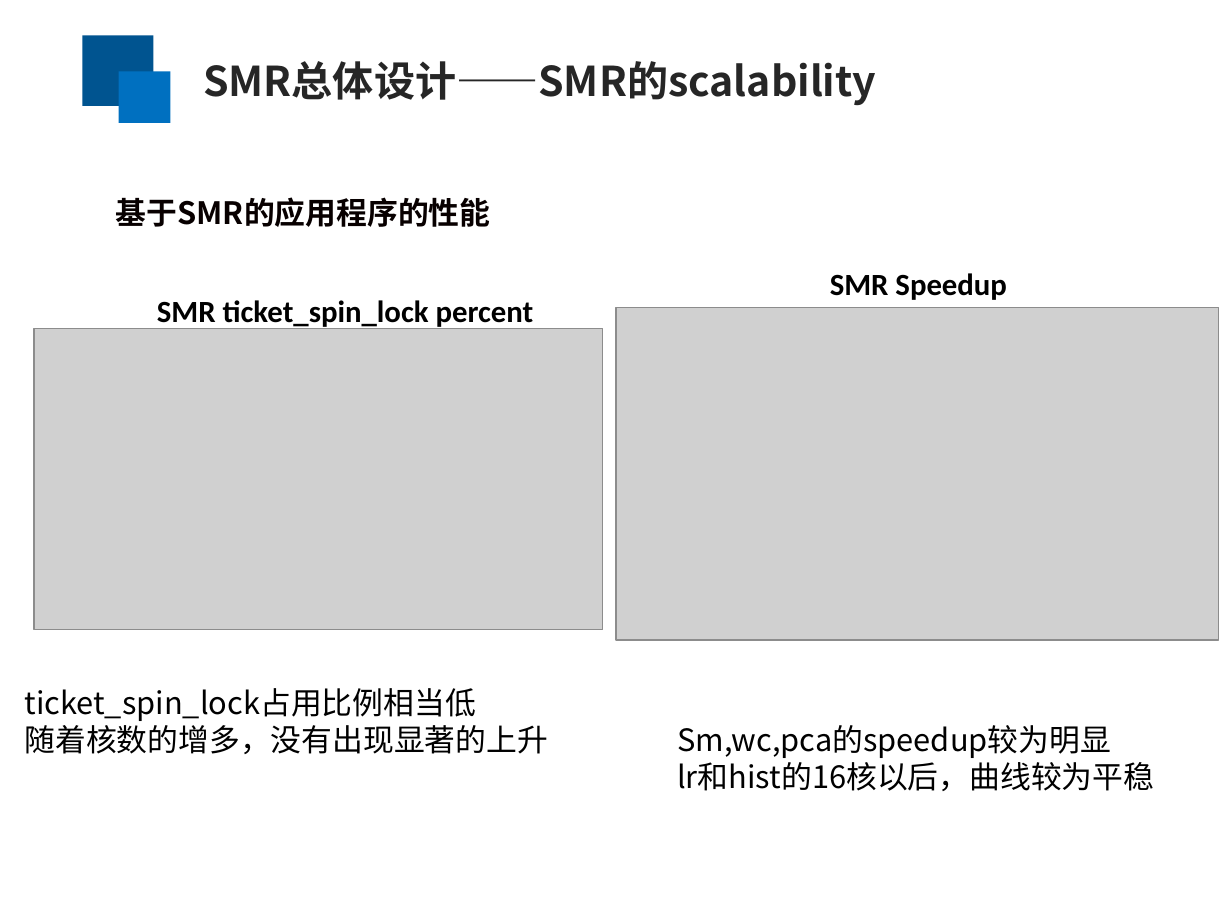
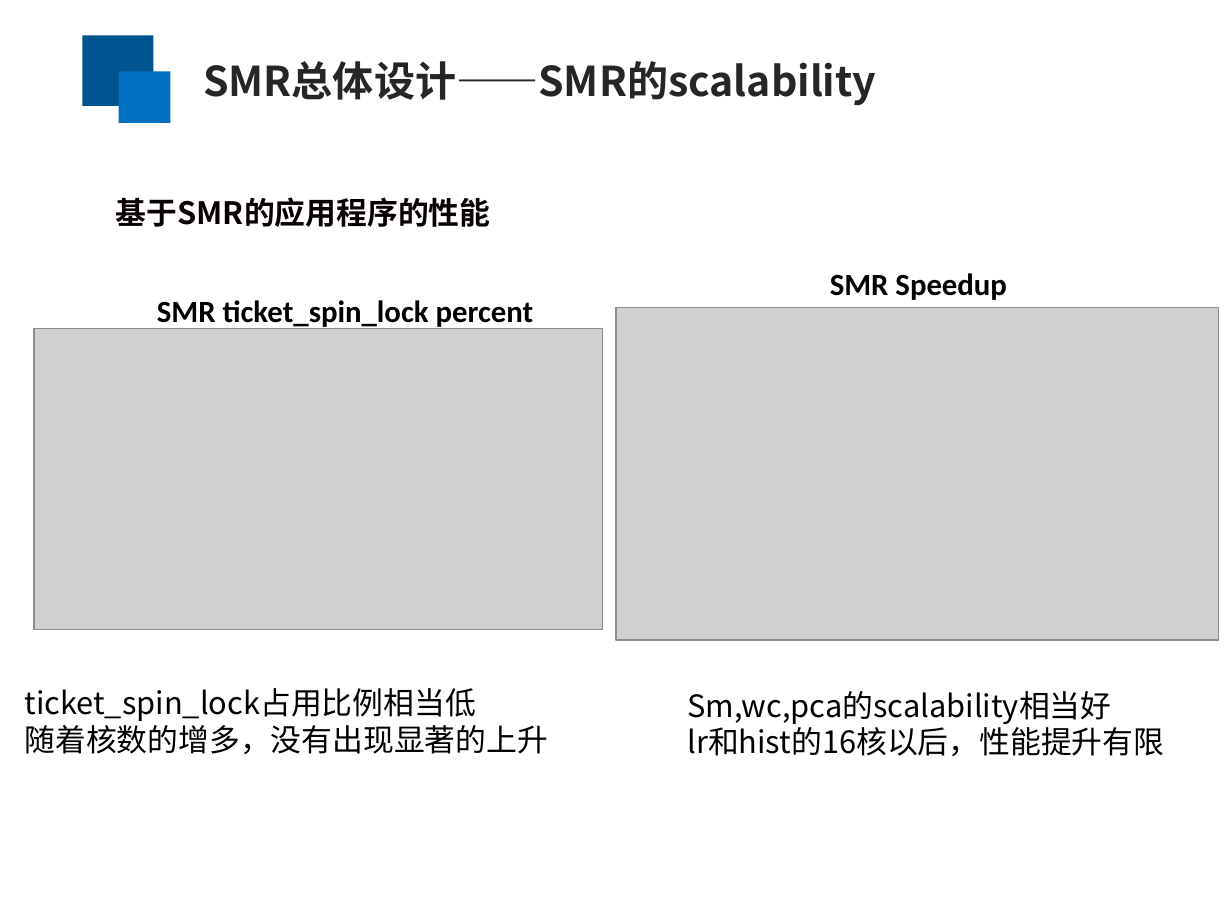
Before and after one commit to yufenyu/work, a slide deck: slide 21 of dmr_paper/paper/chinaSys-2016.ppt (slide 25 before the commit). Drawn at 1232x924 pixels with LibreOffice and Linux fonts; fonts in the diff are those of the drawing; grey boxes stand for pictures. Boxes give left, top, right and bottom in pixels: in the first picture for what was removed or moved away, otherwise in the second. Text is boxed around its words. In the diff, an @@ line names an element or a change of style, - is before the commit and + after.

```diff
--- a/dmr_paper/paper/chinaSys-2016.ppt
+++ b/dmr_paper/paper/chinaSys-2016.ppt
@@ text at <box>687,691,1164,756</box>: text changed @@
-Sm,wc,pca的speedup较为明显
-lr和hist的16核以后，曲线较为平稳
+Sm,wc,pca的scalability相当好
+lr和hist的16核以后，性能提升有限
```
Also in this commit, not shown: 14 other slides changed, 4 slides removed.
